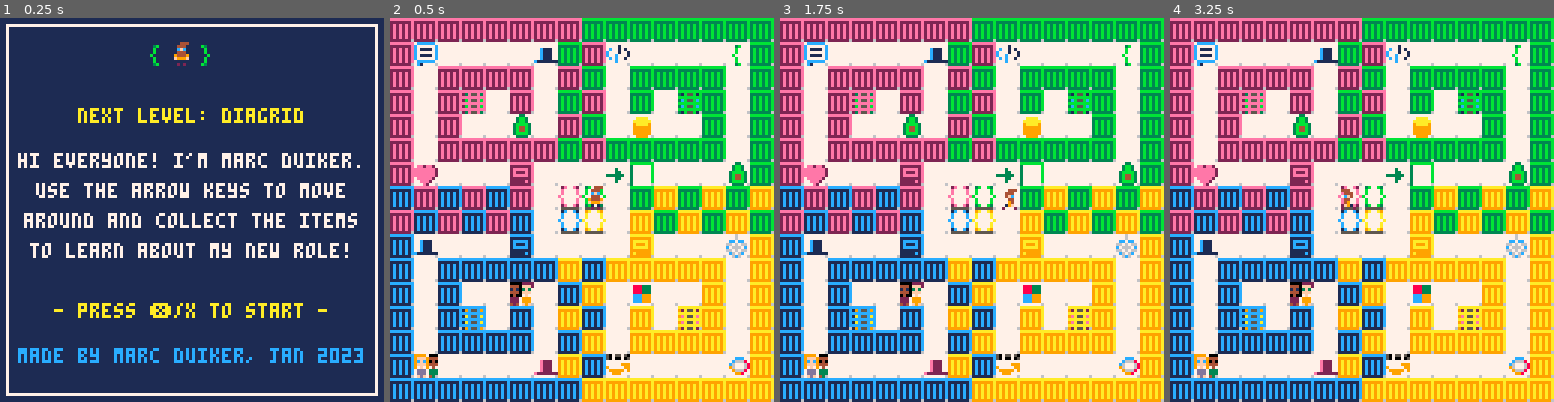
Above: before the commit, frames 1-4 (left to right).
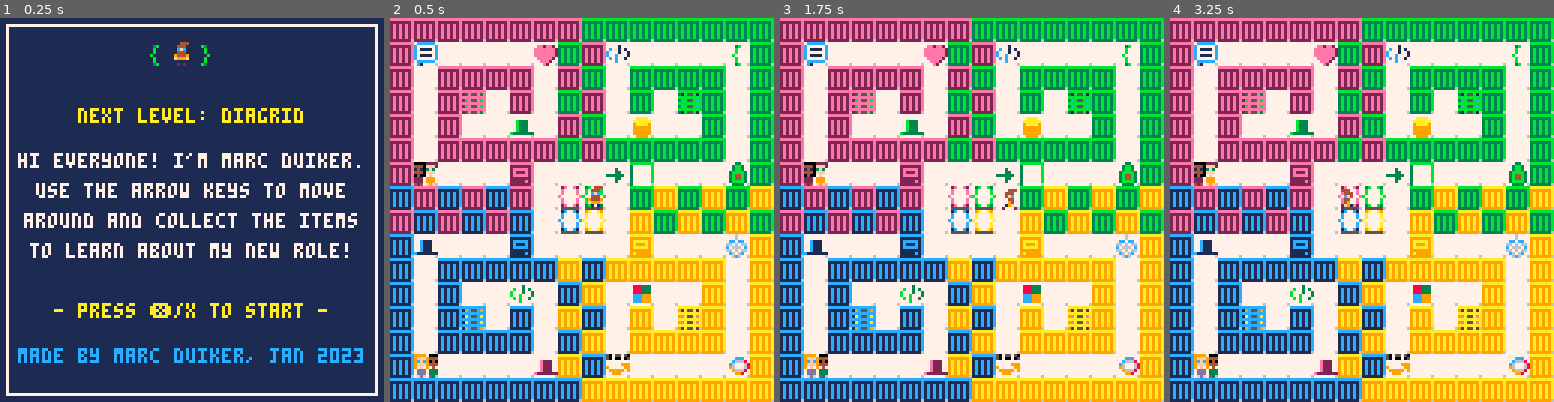
Above: after the commit, the same moments.

Repository: marcduiker/pico-8-games
Game: PICO-8 cartridge carts/diagrid/joiningdiagrid.p8
The game is run twice, just before and just after one commit, with the same random seed, the same clock (stepped at 60 frames per second) and the same inputs.
Inputs:
- Up to frame 1 (0.25 s): no input
- Up to frame 2 (0.5 s): tap X (X key) at 0.33 s
- Up to frame 3 (1.75 s): tap O (Z key) at 0.7, 1.7 s; tap X (X key) at 1.07 s; hold Right from 1.6 s (still down)
- Up to frame 4 (3.25 s): tap X (X key) at 1.85, 2.97 s; release Right at 2.1 s; tap O (Z key) at 2.1, 2.5, 2.9 s; hold Up 2.15-2.42 s; hold Right 2.47-3.03 s; hold Left from 3.08 s (still down)

Frame 1 is identical in both runs. In frame 2, 1.2% of the frame differs, in the area x 6-44%, y 7-75%; in frame 3, 1.2%; in frame 4, 1.2%.

Commit message:
Update sprites

Diff:
--- a/carts/diagrid/joiningdiagrid.p8
+++ b/carts/diagrid/joiningdiagrid.p8
@@ -549,17 +549,17 @@
 0000000000000000000000000000000000000000000000000000000000000000000000000000000000000000000000000000000000000000000000000000000000000000000000000000000000000000000000000000000000000000000000000000000000000000000000000000000000000000000000000000000000000000
 __map__
 3333333333333333313131313131313100000000000000000000000000000000000000000000000000000000000000000000000000000000000000000000000000000000000000000000000000000000000000000000000000000000000000000000000000000000000000000000000000000000000000000000000000000000
-331b3f3f3f3f0831330c3f3f3f3f193100000000000000000000000000000000000000000000000000000000000000000000000000000000000000000000000000000000000000000000000000000000000000000000000000000000000000000000000000000000000000000000000000000000000000000000000000000000
+331b3f3f3f3f3b31330c3f3f3f3f193100000000000000000000000000000000000000000000000000000000000000000000000000000000000000000000000000000000000000000000000000000000000000000000000000000000000000000000000000000000000000000000000000000000000000000000000000000000
 333f333333333f33313f313131313f3100000000000000000000000000000000000000000000000000000000000000000000000000000000000000000000000000000000000000000000000000000000000000000000000000000000000000000000000000000000000000000000000000000000000000000000000000000000
 333f33793f333f31333f313f59313f3100000000000000000000000000000000000000000000000000000000000000000000000000000000000000000000000000000000000000000000000000000000000000000000000000000000000000000000000000000000000000000000000000000000000000000000000000000000
-333f333f3f183f33313f0f3f3f313f3100000000000000000000000000000000000000000000000000000000000000000000000000000000000000000000000000000000000000000000000000000000000000000000000000000000000000000000000000000000000000000000000000000000000000000000000000000000
+333f333f3f093f33313f0f3f3f313f3100000000000000000000000000000000000000000000000000000000000000000000000000000000000000000000000000000000000000000000000000000000000000000000000000000000000000000000000000000000000000000000000000000000000000000000000000000000
 333f3333333333313331313131313f3100000000000000000000000000000000000000000000000000000000000000000000000000000000000000000000000000000000000000000000000000000000000000000000000000000000000000000000000000000000000000000000000000000000000000000000000000000000
-333b3f3f3f173f3f3f25213f3f3f183100000000000000000000000000000000000000000000000000000000000000000000000000000000000000000000000000000000000000000000000000000000000000000000000000000000000000000000000000000000000000000000000000000000000000000000000000000000
+332d3f3f3f173f3f3f25213f3f3f183100000000000000000000000000000000000000000000000000000000000000000000000000000000000000000000000000000000000000000000000000000000000000000000000000000000000000000000000000000000000000000000000000000000000000000000000000000000
 3033303330333f1f1d3f31323132313200000000000000000000000000000000000000000000000000000000000000000000000000000000000000000000000000000000000000000000000000000000000000000000000000000000000000000000000000000000000000000000000000000000000000000000000000000000
 3330333033303f1c1e3f32313231323100000000000000000000000000000000000000000000000000000000000000000000000000000000000000000000000000000000000000000000000000000000000000000000000000000000000000000000000000000000000000000000000000000000000000000000000000000000
 30083f3f3f143f3f3f3f163f3f3f2b3200000000000000000000000000000000000000000000000000000000000000000000000000000000000000000000000000000000000000000000000000000000000000000000000000000000000000000000000000000000000000000000000000000000000000000000000000000000
 303f3030303030323032323232323f3200000000000000000000000000000000000000000000000000000000000000000000000000000000000000000000000000000000000000000000000000000000000000000000000000000000000000000000000000000000000000000000000000000000000000000000000000000000
-303f303f3f2d3f30323f283f3f323f3200000000000000000000000000000000000000000000000000000000000000000000000000000000000000000000000000000000000000000000000000000000000000000000000000000000000000000000000000000000000000000000000000000000000000000000000000000000
+303f303f3f0d3f30323f283f3f323f3200000000000000000000000000000000000000000000000000000000000000000000000000000000000000000000000000000000000000000000000000000000000000000000000000000000000000000000000000000000000000000000000000000000000000000000000000000000
 303f30493f303f32303f323f69323f3200000000000000000000000000000000000000000000000000000000000000000000000000000000000000000000000000000000000000000000000000000000000000000000000000000000000000000000000000000000000000000000000000000000000000000000000000000000
 303f303030303f30323f323232323f3200000000000000000000000000000000000000000000000000000000000000000000000000000000000000000000000000000000000000000000000000000000000000000000000000000000000000000000000000000000000000000000000000000000000000000000000000000000
 302c3f3f3f3f0b3230293f3f3f3f2a3200000000000000000000000000000000000000000000000000000000000000000000000000000000000000000000000000000000000000000000000000000000000000000000000000000000000000000000000000000000000000000000000000000000000000000000000000000000
